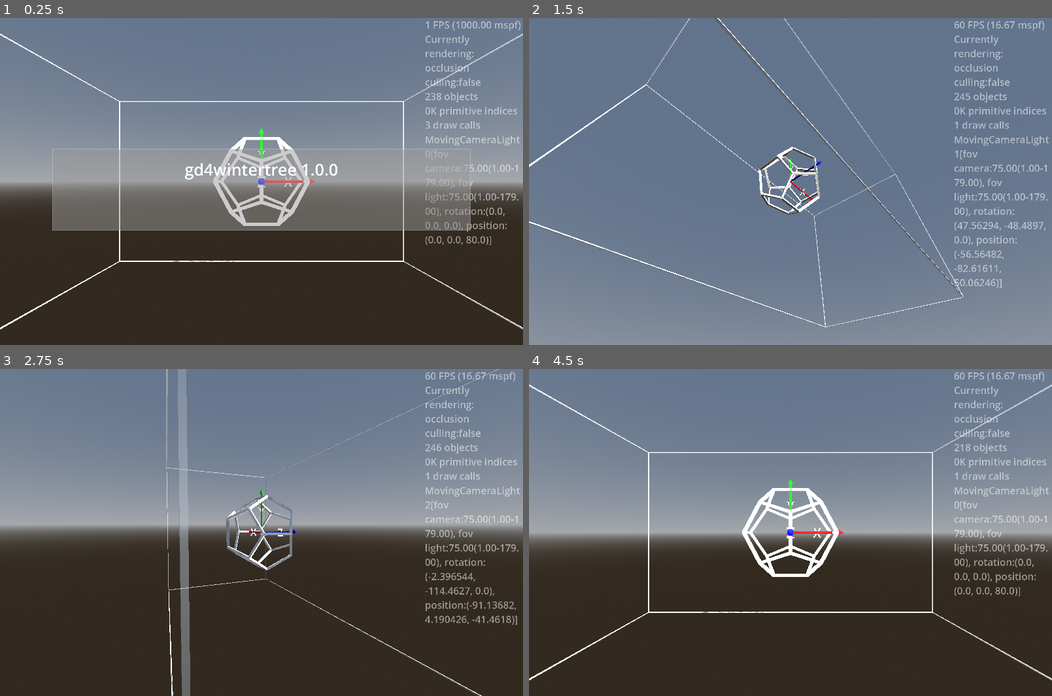
Above: before the commit, frames 1-4 (two rows, left to right).
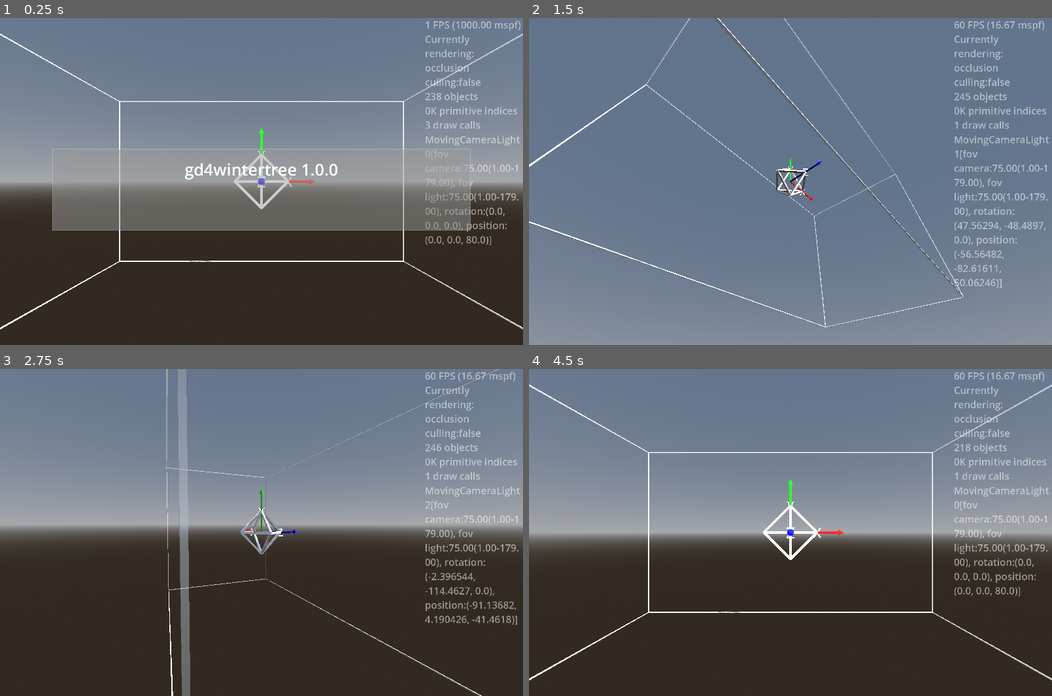
Above: after the commit, the same moments.

Repository: kasworld/gd4wintertree
Game: Godot game, scene res://main.tscn
Two runs of this game, one before a commit and one after it. Both use one fixed random seed, a clock stepped at 60 frames per second and the inputs below.
Inputs (mouse positions are in pixels of both pictures, inside the frame that each line leads up to):
- Up to frame 1 (0.25 s): no input
- Up to frame 2 (1.5 s): tap Enter at 0.5 s; move the mouse to (905, 165) at 0.52 s; hold Right 0.53-1.28 s; tap Q at 0.6 s; click (905, 165) at 0.67 s; move the mouse to (685, 197) at 1.27 s; hold Down from 1.28 s (still down); tap E at 1.35 s
- Up to frame 3 (2.75 s): move the mouse to (313, 460) at 2.02 s; release Down at 2.03 s; hold Right from 2.03 s (still down); tap Enter at 2.1 s
- Up to frame 4 (4.5 s): move the mouse to (764, 597) at 2.77 s; release Right at 2.78 s; hold Up 2.78-3.53 s; tap Q at 2.85 s; click (764, 597) at 2.92 s; move the mouse to (947, 581) at 3.52 s; hold Left from 3.53 s (still down); tap E at 3.6 s; move the mouse to (633, 483) at 4.27 s; tap Enter at 4.35 s

The runs differ from the first frame. In frame 1, 1.5% of the frame differs, in the area x 33-60%, y 36-75%; in frame 2, 0.8%; in frame 3, 0.9%; in frame 4, 1.6%.

Commit message:
line var to point var

Diff:
--- a/main.gd
+++ b/main.gd
@@ -50,7 +50,7 @@
 		).init_wire_box(WorldSize, WorldSize.length()/500, Color.WHITE, 0.5))
 
 	add_child( preload("res://multi_mesh_shape/multi_mesh_shape.tscn").instantiate(
-		).multi_line_by_pos(MultiMeshShape.DodecahedronLines,1.0, Color.WHITE))
+		).multi_line_by_pos(MultiMeshShape.OctahedronLines,1.0, Color.WHITE))
 
 func random_color() -> Color:
 	return NamedColorList.color_list.pick_random()[0]
--- a/multi_mesh_shape/multi_mesh_shape.gd
+++ b/multi_mesh_shape/multi_mesh_shape.gd
@@ -98,29 +98,24 @@
 		multimesh.set_instance_transform(i,t)
 	return self
 
-const TetrahedronLines := [
-	[Vector3(10,10,10), Vector3(10,-10,-10)],
-	[Vector3(10,10,10), Vector3(-10,10,-10)],
-	[Vector3(10,10,10), Vector3(-10,-10,10)],
-	[Vector3(10,-10,-10), Vector3(-10,10,-10)],
-	[Vector3(-10,10,-10), Vector3(-10,-10,10)],
-	[Vector3(-10,-10,10), Vector3(10,-10,-10)],
+const TetrahedronPoints := [
+	Vector3(10,10,10),
+	Vector3(10,-10,-10),
+	Vector3(-10,10,-10),
+	Vector3(-10,-10,10),
 ]
-
-const OctahedronLines := [
-	[Vector3(10,0,0), Vector3(0,10,0)],
-	[Vector3(10,0,0), Vector3(0,0,10)],
-	[Vector3(10,0,0), Vector3(0,-10,0)],
-	[Vector3(10,0,0), Vector3(0,0,-10)],
-	[Vector3(-10,0,0), Vector3(0,10,0)],
-	[Vector3(-10,0,0), Vector3(0,0,10)],
-	[Vector3(-10,0,0), Vector3(0,-10,0)],
-	[Vector3(-10,0,0), Vector3(0,0,-10)],
-	[Vector3(0,10,0), Vector3(0,0,10)],
-	[Vector3(0,0,10), Vector3(0,-10,0)],
-	[Vector3(0,-10,0), Vector3(0,0,-10)],
-	[Vector3(0,0,-10), Vector3(0,10,0)],
+static var TetrahedronLines := PointListToLineList(TetrahedronPoints,3,1)
+
+const OctahedronPoints := [
+	Vector3(10,0,0),
+	Vector3(0,10,0),
+	Vector3(0,0,10),
+	Vector3(-10,0,0),
+	Vector3(0,-10,0),
+	Vector3(0,0,-10),
 ]
+static var OctahedronLines := PointListToLineList(OctahedronPoints,4,1)
+
 
 static var golden_ratio := (1+sqrt(5))/2
 static var IcosahedronPoints :Array= [
@@ -137,7 +132,6 @@
 	Vector3(-golden_ratio,0,1),
 	Vector3(-golden_ratio,0,-1),
 ]
-
 static var IcosahedronLines := PointListToLineList(IcosahedronPoints,5,10)
 
 static var DodecahedronPoints := [
@@ -162,7 +156,6 @@
 	Vector3(-golden_ratio, 0, 1/golden_ratio),
 	Vector3(-golden_ratio, 0, -1/golden_ratio),
 ]
-
 static var DodecahedronLines := PointListToLineList(DodecahedronPoints,3,10)
 
 static func PointListToLineList(point_list:Array, cut_count :int, m :float =1) -> Array:
